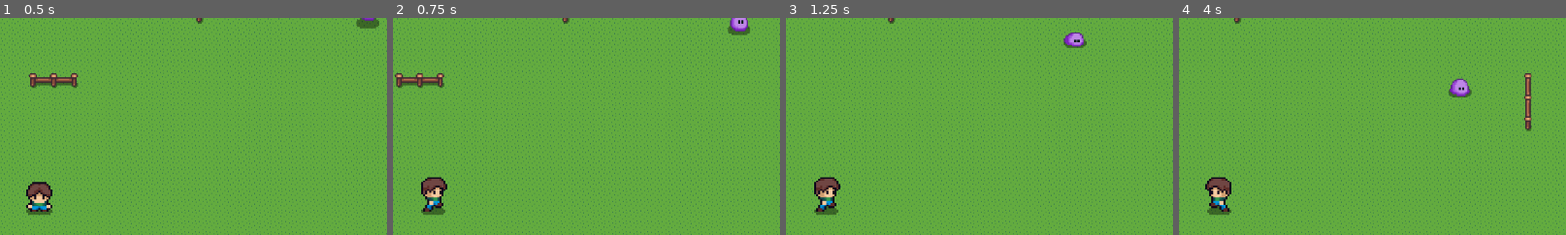
Above: before the commit, frames 1-4 (left to right).
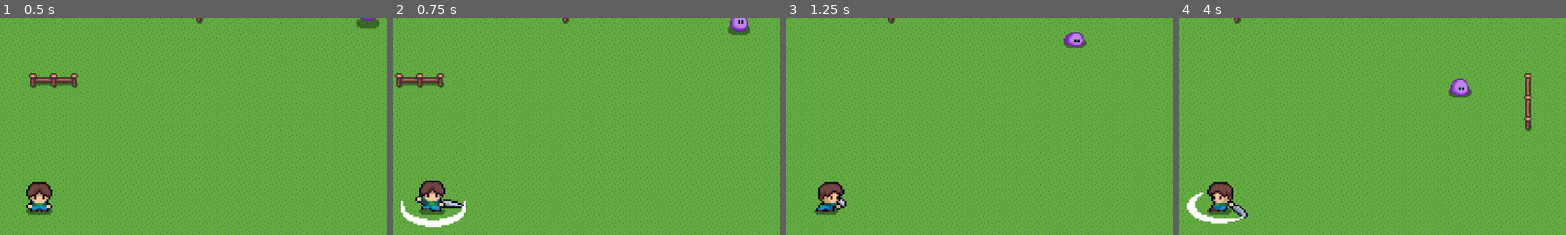
Above: after the commit, the same moments.

Repository: GrecoLucas/skibidlegends
Game: Godot game, scene res://main_scene/playerbody.tscn
The game is run twice, just before and just after one commit, with the same random seed, the same clock (stepped at 60 frames per second) and the same inputs.
Inputs:
- Up to frame 1 (0.5 s): no input
- Up to frame 2 (0.75 s): tap Enter (ui_accept) at 0.5, 0.6 s; hold Right (ui_right) from 0.53 s (still down)
- Up to frame 3 (1.25 s): keep holding Right (ui_right); tap Enter (ui_accept) at 0.77, 1.07 s
- Up to frame 4 (4 s): release Right (ui_right) at 1.28 s; hold Down (ui_down) 1.28-2.03 s; tap Enter (ui_accept) at 1.35, 1.52, 1.82, 2.1, 2.85, 3.02, 3.32, 3.6, 3.77 s; hold Right (ui_right) 2.03-2.78 s; hold Up (ui_up) 2.78-3.53 s; hold Left (ui_left) from 3.53 s (still down)
The pictures show only the part of the screen within x 45-95%, y 9-59%; the shares and areas given below are measured in that part.

Frame 1 is identical in both runs. In frame 2, 1.7% of the frame differs, in the area x 2-19%, y 73-97%; in frame 3, 0.9%; in frame 4, 1.5%.

Commit message:
better moviments

Diff:
--- a/skibid-legends/killzone.gd
+++ b/skibid-legends/killzone.gd
@@ -3,8 +3,12 @@
 @onready var timer: Timer = $Timer
 
 func _on_body_entered(body: Node2D) -> void:
-	print("you died")
-	timer.start()
+	if body.has_method("die"):
+		print("Calling die method on", body.name)
+		body.die()
+	else:
+		print("Body doesn't have die method, restarting scene")
+		timer.start()
 
 func _on_timer_timeout() -> void:
 	get_tree().reload_current_scene()
--- a/skibid-legends/main_scene/playerbody.tscn
+++ b/skibid-legends/main_scene/playerbody.tscn
@@ -65,10 +65,6 @@
 format = 2
 layer_0/tile_data = PackedInt32Array(-2490404, 65536, 1, -2490403, 131072, 0, -2490402, 131072, 0, -2490401, 131072, 0, …(5706 unchanged characters)…
 
-[node name="CharacterBody2D" parent="." instance=ExtResource("3_w8k62")]
-position = Vector2(-472, -277)
-script = ExtResource("4_bini3")
-
 [node name="Slime" parent="." instance=ExtResource("3_irq3h")]
 position = Vector2(-225, -510)
 script = ExtResource("4_w8k62")
@@ -92,3 +88,7 @@
 [node name="Slime2" parent="." instance=ExtResource("3_irq3h")]
 position = Vector2(-365, 337)
 script = ExtResource("4_w8k62")
+
+[node name="CharacterBody2D" parent="." instance=ExtResource("3_w8k62")]
+position = Vector2(-472, -277)
+script = ExtResource("4_bini3")
--- a/skibid-legends/player/player.gd
+++ b/skibid-legends/player/player.gd
@@ -1,63 +1,104 @@
 extends CharacterBody2D
 
 const SPEED = 200.0
-
 @onready var animated_sprite: AnimatedSprite2D = $Sprite2D
 @onready var attack_area: Area2D = $Area2D
+
 var last_direction = "down"
 var attacking = false
+var attack_animation_played = false
+var alive = true  # Novo: controla se o jogador está vivo
 
 func _physics_process(delta: float) -> void:
+	# Se o jogador estiver morto, não processe movimentos
+	if not alive:
+		return
+
+	# Obter direção de entrada
 	var direction := Input.get_vector("ui_left", "ui_right", "ui_up", "ui_down")
+
+	# Aplicar movimento mesmo durante o ataque
 	velocity = direction * SPEED
 	move_and_slide()
 
-	if attacking:
-		if direction != Vector2.ZERO:
-			attacking = false
-		else:
-			return
-
-	if direction != Vector2.ZERO:
-		if direction.x > 0:
-			animated_sprite.flip_h = false
-			animated_sprite.play("walk_right")
-			last_direction = "right"
-		elif direction.x < 0:
-			animated_sprite.flip_h = true
-			animated_sprite.play("walk_left")
-			last_direction = "left"
-		elif direction.y > 0:
-			animated_sprite.play("walk_down")
-			last_direction = "down"
-		elif direction.y < 0:
-			animated_sprite.play("walk_up")
-			last_direction = "up"
-	else:
-		if last_direction == "left":
-			animated_sprite.flip_h = true
-			animated_sprite.play("stand_" + "right")
-		else:
-			animated_sprite.play("stand_" + last_direction)
-
-	if Input.is_action_just_pressed("ui_accept"):
+	# Gerenciar ataque
+	if Input.is_action_just_pressed("ui_accept") and not attacking:
 		attack()
 
+	# Gerenciar animações
+	if attacking:
+		# Se a animação de ataque não foi reproduzida ainda, reproduza-a
+		if not attack_animation_played:
+			if last_direction == "left":
+				animated_sprite.flip_h = true
+				animated_sprite.play("attack_right")
+			else:
+				animated_sprite.flip_h = false
+				animated_sprite.play("attack_" + last_direction)
+			attack_animation_played = true
+
+		# Não atualizar a animação de movimento durante o ataque
+		# mas ainda atualizar a direção
+		if direction != Vector2.ZERO:
+			if direction.x > 0:
+				last_direction = "right"
+			elif direction.x < 0:
+				last_direction = "left"
+			elif direction.y > 0:
+				last_direction = "down"
+			elif direction.y < 0:
+				last_direction = "up"
+	else:
+		# Animações normais quando não está atacando
+		if direction != Vector2.ZERO:
+			if direction.x > 0:
+				animated_sprite.flip_h = false
+				animated_sprite.play("walk_right")
+				last_direction = "right"
+			elif direction.x < 0:
+				animated_sprite.flip_h = true
+				animated_sprite.play("walk_left")
+				last_direction = "left"
+			elif direction.y > 0:
+				animated_sprite.play("walk_down")
+				last_direction = "down"
+			elif direction.y < 0:
+				animated_sprite.play("walk_up")
+				last_direction = "up"
+		else:
+			if last_direction == "left":
+				animated_sprite.flip_h = true
+				animated_sprite.play("stand_" + "right")
+			else:
+				animated_sprite.play("stand_" + last_direction)
+
 func attack() -> void:
-	if attacking:
-		return
-
 	attacking = true
+	attack_animation_played = false
 	print("Player started attacking")
-
 	attack_area.check_attack()
 
-	if last_direction == "left":
-		animated_sprite.flip_h = true
-		animated_sprite.play("attack_right")  # Usa a animação para a direita com flip
-	else:
-		animated_sprite.flip_h = false
-		animated_sprite.play("attack_" + last_direction)
+	# Configurar um timer para encerrar o ataque
+	var attack_timer = get_tree().create_timer(0.5)  # Ajuste este valor para combinar com a duração da sua animação
+	await attack_timer.timeout
 
+	attacking = false
+
+# Nova função para quando o jogador morre
+func die() -> void:
+	if not alive:
+		return  # Evita morte dupla
+
+	print("Player died")
+	alive = false
+	attacking = false
+	velocity = Vector2.ZERO
+
+	animated_sprite.play("die")  # Supondo que você tenha uma animação "die_right"
+
+	# Espera a animação terminar antes de reiniciar
 	await animated_sprite.animation_finished
-	attacking = false
+
+	# Reinicia a cena atual
+	await get_tree().create_timer(1.0).timeout  # Adiciona um pequeno atraso antes de reiniciar
+	get_tree().reload_current_scene()
--- a/skibid-legends/player/player.tscn
+++ b/skibid-legends/player/player.tscn
@@ -51,6 +51,22 @@
 atlas = ExtResource("1_4flbx")
 region = Rect2(96, 256, 32, 32)
 
+[sub_resource type="AtlasTexture" id="AtlasTexture_wpyo2"]
+atlas = ExtResource("1_4flbx")
+region = Rect2(0, 288, 32, 32)
+
+[sub_resource type="AtlasTexture" id="AtlasTexture_7crtr"]
+atlas = ExtResource("1_4flbx")
+region = Rect2(32, 288, 32, 32)
+
+[sub_resource type="AtlasTexture" id="AtlasTexture_vgvch"]
+atlas = ExtResource("1_4flbx")
+region = Rect2(64, 288, 32, 32)
+
+[sub_resource type="AtlasTexture" id="AtlasTexture_a1u5o"]
+atlas = ExtResource("1_4flbx")
+region = Rect2(96, 288, 32, 32)
+
 [sub_resource type="AtlasTexture" id="AtlasTexture_pnw6m"]
 atlas = ExtResource("1_4flbx")
 region = Rect2(0, 0, 32, 32)
@@ -273,6 +289,23 @@
 "speed": 5.0
 }, {
 "frames": [{
+"duration": 0.5,
+"texture": SubResource("AtlasTexture_wpyo2")
+}, {
+"duration": 0.5,
+"texture": SubResource("AtlasTexture_7crtr")
+}, {
+"duration": 0.5,
+"texture": SubResource("AtlasTexture_vgvch")
+}, {
+"duration": 0.5,
+"texture": SubResource("AtlasTexture_a1u5o")
+}],
+"loop": false,
+"name": &"die",
+"speed": 5.0
+}, {
+"frames": [{
 "duration": 1.0,
 "texture": SubResource("AtlasTexture_pnw6m")
 }, {
@@ -438,7 +471,7 @@
 size = Vector2(32, 20)
 
 [sub_resource type="RectangleShape2D" id="RectangleShape2D_rkbax"]
-size = Vector2(98, 73.5)
+size = Vector2(111, 86)
 
 [node name="CharacterBody2D" type="CharacterBody2D"]
 collision_layer = 2
@@ -449,7 +482,7 @@
 position = Vector2(405.833, 183.925)
 scale = Vector2(3.01041, 2.55781)
 sprite_frames = SubResource("SpriteFrames_1jxqw")
-animation = &"stand_down"
+animation = &"die"
 autoplay = "stand_down"
 
 [node name="CollisionShape2D" type="CollisionShape2D" parent="."]
@@ -464,5 +497,5 @@
 [node name="Area2D" parent="." instance=ExtResource("2_rkbax")]
 
 [node name="CollisionShape2D" type="CollisionShape2D" parent="Area2D"]
-position = Vector2(404, 182.25)
+position = Vector2(402.5, 178)
 shape = SubResource("RectangleShape2D_rkbax")
--- a/skibid-legends/slime/slime.gd
+++ b/skibid-legends/slime/slime.gd
@@ -2,6 +2,7 @@
 
 const SPEED = 50.0  # Velocidade reduzida para movimento devagar
 @onready var animated_sprite_2d: AnimatedSprite2D = $AnimatedSprite2D
+@onready var collision_shape: CollisionShape2D = $CollisionShape2D  # Referência ao CollisionShape2D
 
 var alive = true
 var move_direction = Vector2.ZERO  # Direção de movimento
@@ -14,7 +15,6 @@
 # Alterna entre ficar parado e se mover
 func toggle_movement():
 	moving = !moving  # Alterna entre verdadeiro e falso
-
 	if moving:
 		set_random_direction()  # Define uma nova direção para andar
 		await get_tree().create_timer(randf_range(2.0, 4.0)).timeout  # Move por 2 a 4 segundos
@@ -22,7 +22,9 @@
 		move_direction = Vector2.ZERO  # Para de se mover
 		await get_tree().create_timer(randf_range(1.5, 3.0)).timeout  # Fica parado de 1.5 a 3 segundos
 
-	toggle_movement()  # Chama novamente para continuar alternando
+	# Só continua alternando se ainda estiver vivo
+	if alive:
+		toggle_movement()  # Chama novamente para continuar alternando
 
 # Define uma direção aleatória para o slime andar
 func set_random_direction():
@@ -51,6 +53,20 @@
 func die():
 	print("Slime está morrendo...")
 	alive = false
+
+	# Desabilitar colisão para permitir que o jogador passe pelo slime
+	collision_shape.set_deferred("disabled", true)
+
+	# Se você estiver usando uma Area2D para detecção, também deve desabilitá-la
+	for child in get_children():
+		if child is Area2D:
+			for area_child in child.get_children():
+				if area_child is CollisionShape2D or area_child is CollisionPolygon2D:
+					area_child.set_deferred("disabled", true)
+
+	# Reproduz a animação de morte
 	animated_sprite_2d.play("slime_death")
+
+	# Aguarda o término da animação antes de remover o slime
 	await get_tree().create_timer(1.0).timeout
 	queue_free()
Not shown: 1 places in skibid-legends/player/player.tscn that only renumber resources
